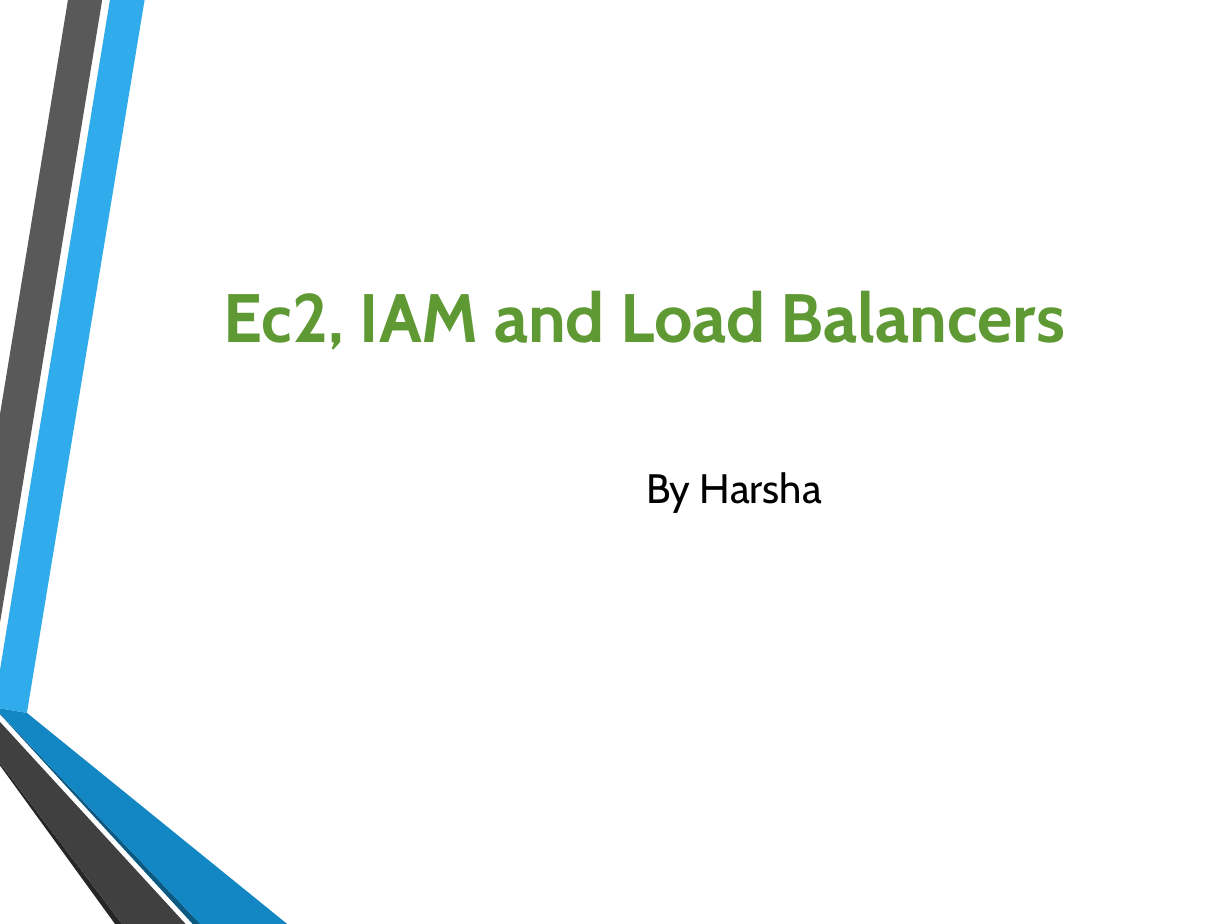
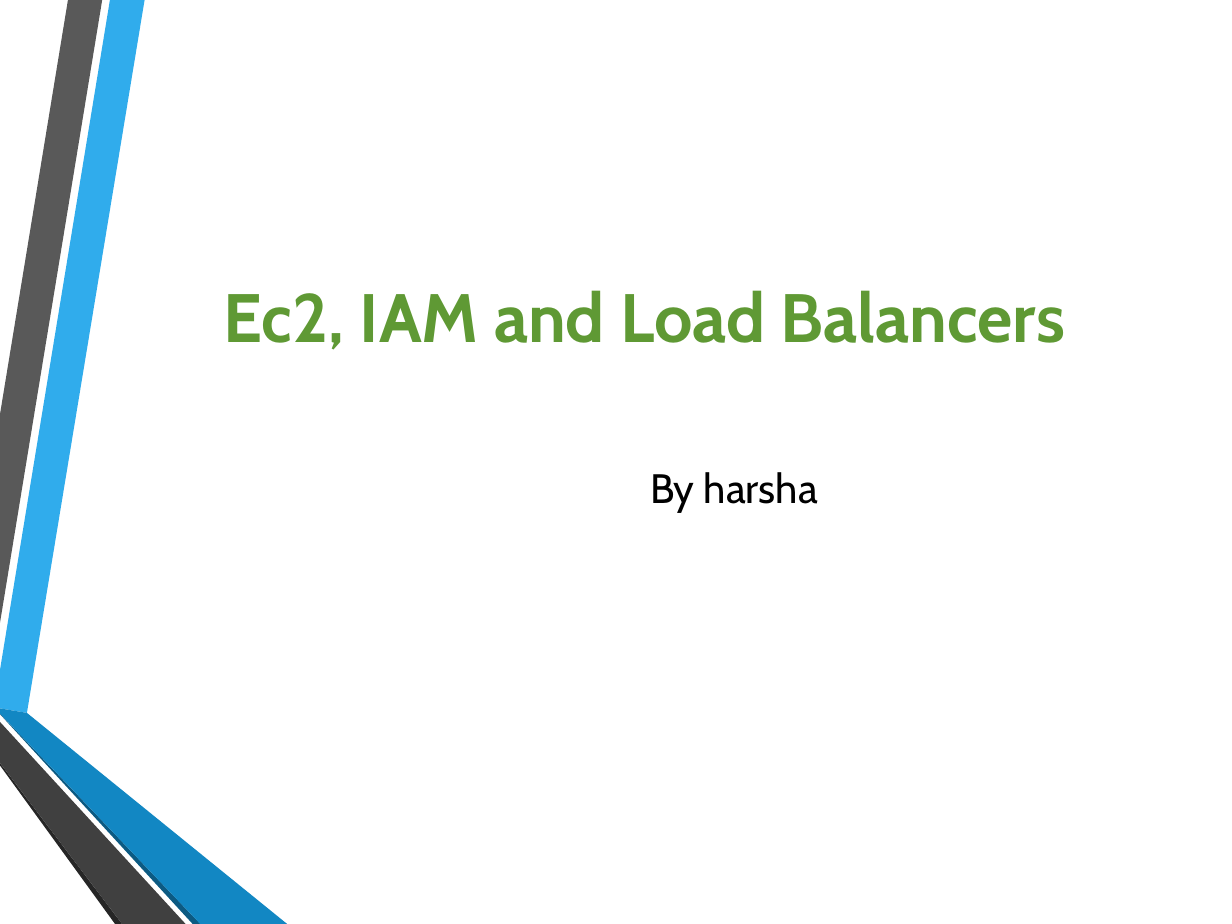
Before and after one commit to bhavya-moulya-creator/devops-gitlabnew, a slide deck: slide 1 of IAM and LB.pptx. Drawn at 1232x924 pixels with LibreOffice and Linux fonts; fonts in the diff are those of the drawing; background and template pictures are left out. Boxes give left, top, right and bottom in pixels: in the first picture for what was removed or moved away, otherwise in the second. Text is boxed around its words. In the diff, an @@ line names an element or a change of style, - is before the commit and + after.

Commit message:
Add IAM and LB ppt by harsha

```diff
--- a/IAM and LB.pptx
+++ b/IAM and LB.pptx
@@ text at <box>650,472,818,513</box>: text changed @@
-By Harsha
+By harsha
```
